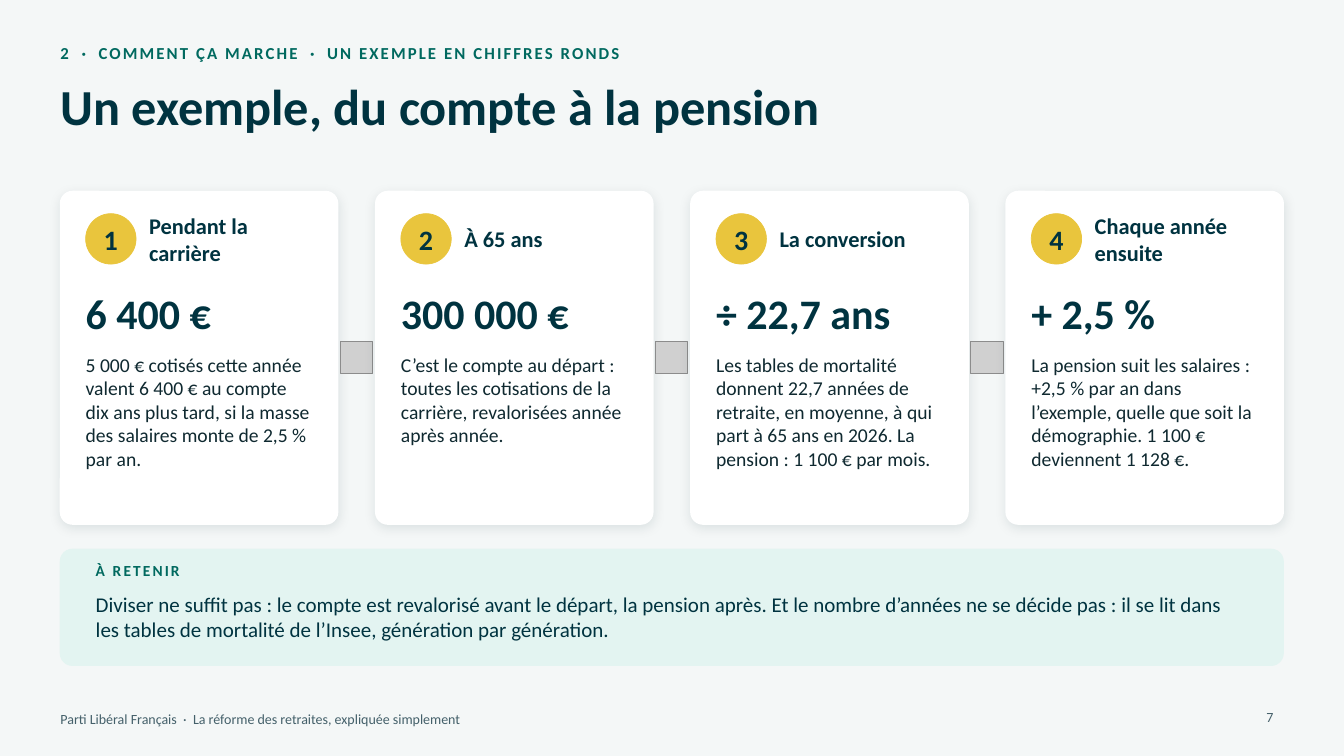
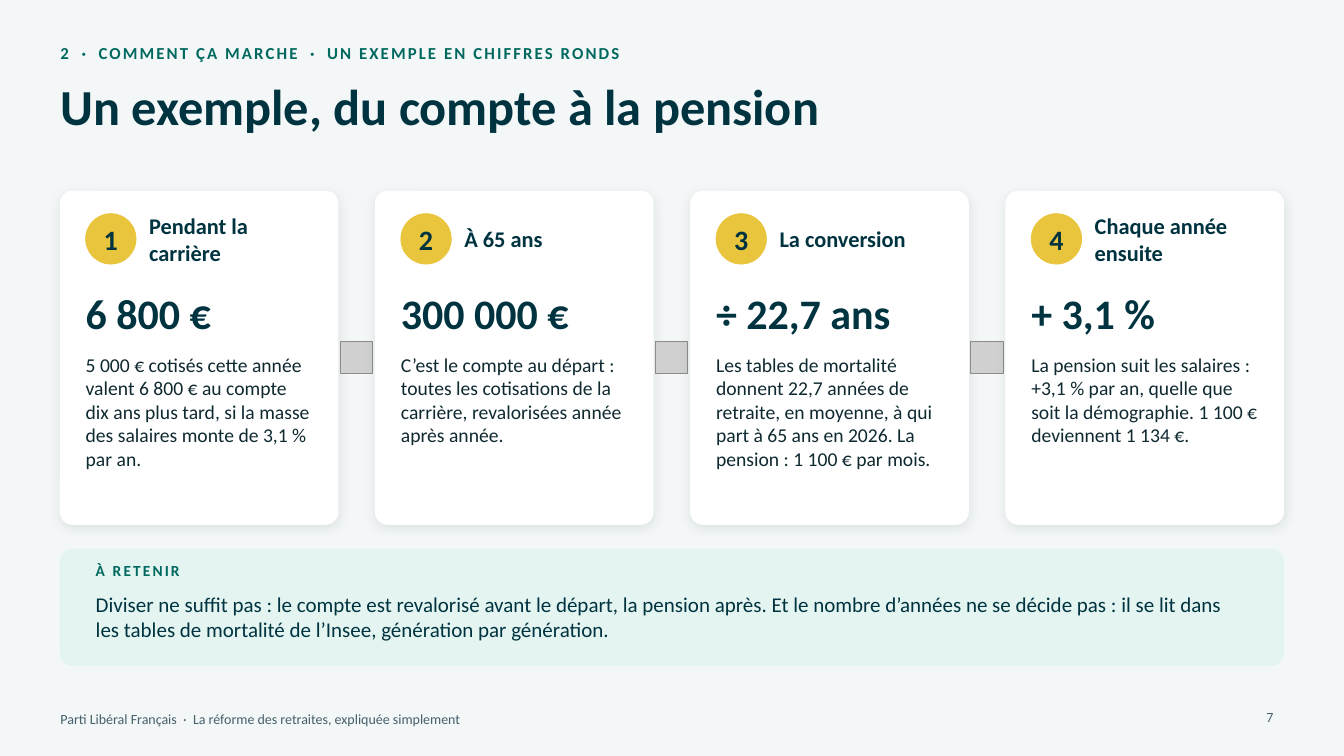
Before and after one commit to g-pliberal/retraitecomptenotionelle, a slide deck: slide 7 of docs/presentation_adherents_17_novembre_2026.pptx. Drawn at 1344x756 pixels with LibreOffice and Linux fonts; fonts in the diff are those of the drawing; grey boxes stand for pictures. Boxes give left, top, right and bottom in pixels: in the first picture for what was removed or moved away, otherwise in the second. Text is boxed around its words. In the diff, an @@ line names an element or a change of style, - is before the commit and + after.

```diff
--- a/docs/presentation_adherents_17_novembre_2026.pptx
+++ b/docs/presentation_adherents_17_novembre_2026.pptx
@@ text at (x1=86, y1=300, x2=180, y2=330): text changed @@
-6 400 €
+6 800 €
@@ text at (x1=1062, y1=301, x2=1115, y2=335): text changed @@
-+ 2,5 %
++ 3,1 %
@@ text at (x1=86, y1=358, x2=309, y2=469): text changed @@
-5 000 € cotisés cette année valent 6 400 € au compte dix ans plus tard, si la masse des salaires monte de 2,5 % par an.
+5 000 € cotisés cette année valent 6 800 € au compte dix ans plus tard, si la masse des salaires monte de 3,1 % par an.
@@ text at (x1=1031, y1=358, x2=1243, y2=442): text changed @@
-La pension suit les salaires : +2,5 % par an dans l’exemple, quelle que soit la démographie. 1 100 € deviennent 1 128 €.
+La pension suit les salaires : +3,1 % par an, quelle que soit la démographie. 1 100 € deviennent 1 134 €.
```
Also in this commit, not shown: 1 other slide changed.
